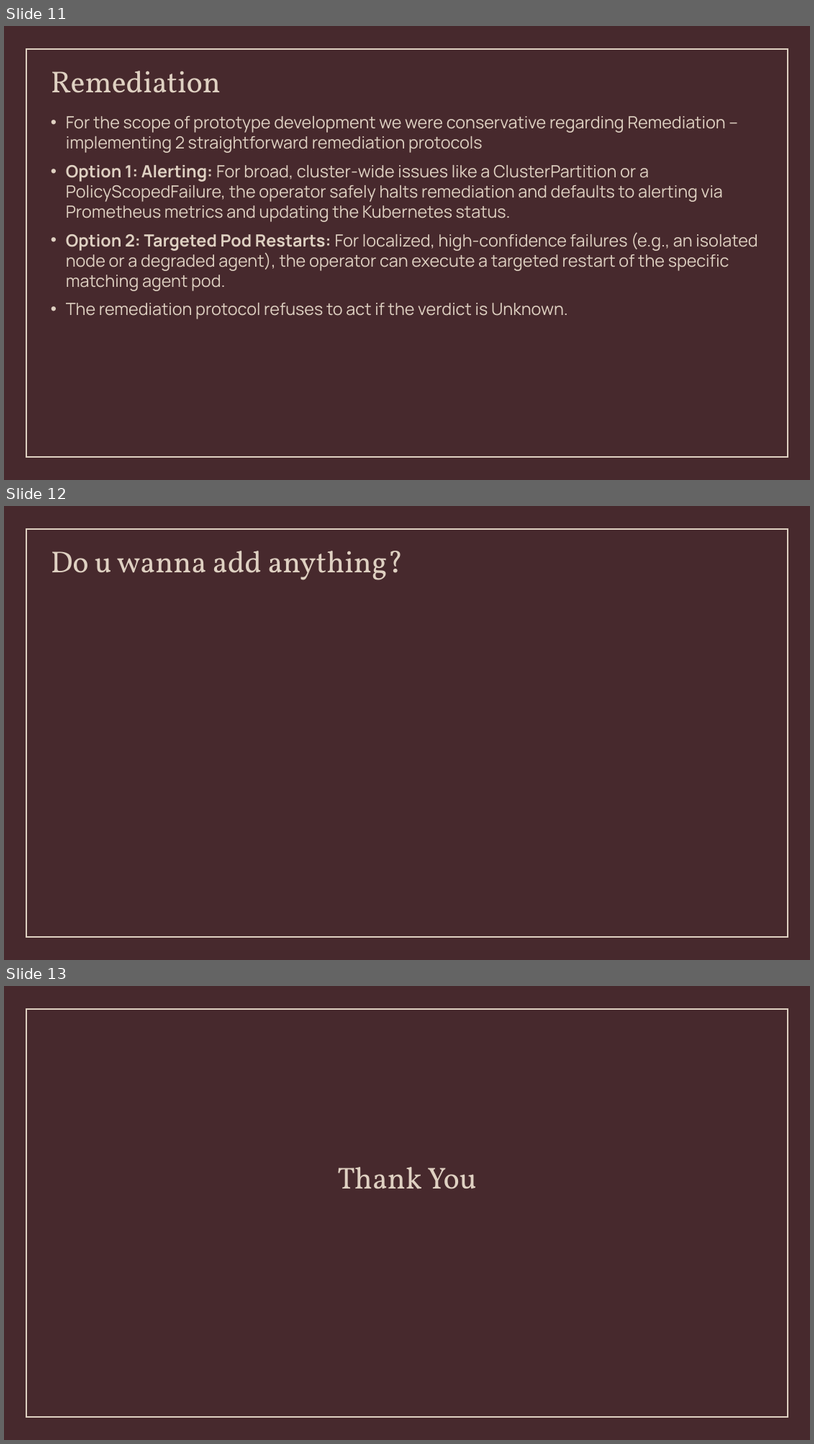
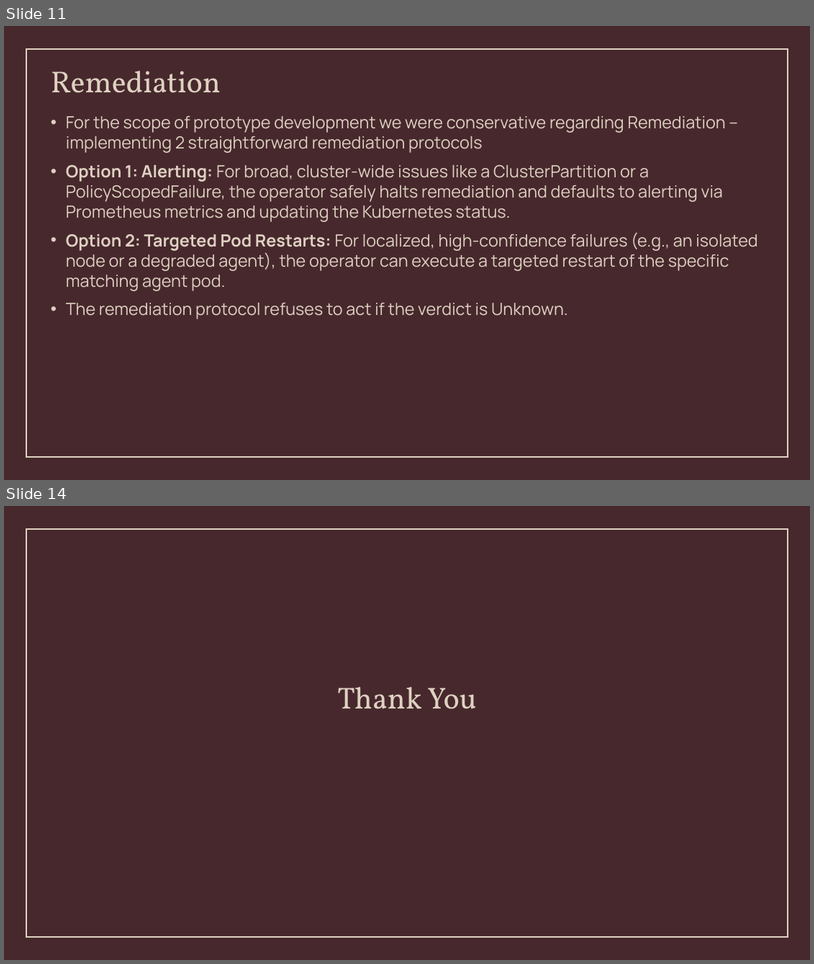
Before and after one commit to nilay-v3rma/CS331-T011-KubernetesSelfHealing, a slide deck: PPT/Extending Kubernetes Self-Healing for Networking Failure.pptx. Shown one above the other, each under a label of ours: slides 11, 12 and 13 before the commit, slides 11 and 14 after it; the slides between them are not shown. The pictures are 814x1444 and 814x964 pixels, drawn with LibreOffice and Linux fonts; fonts in the diff are those of the drawing. Boxes give left, top, right and bottom in pixels: in the first picture for what was removed or moved away, otherwise in the second. Text is boxed around its words. In the diff, an @@ line names an element or a change of style, - is before the commit and + after.

```diff
--- a/PPT/Extending Kubernetes Self-Healing for Networking Failure.pptx
+++ b/PPT/Extending Kubernetes Self-Healing for Networking Failure.pptx
@@ slide 12 removed at [4,506,810,960], background #47292D; not listed: 1 template element that a slide beside it also shows @@
@@ title removed at [51,551,404,580] @@
-Do u wanna add anything?
@@ what was slide 13 is now slide 14 @@
```
Also in this commit, not shown: 2 slides added, 3 other files.
